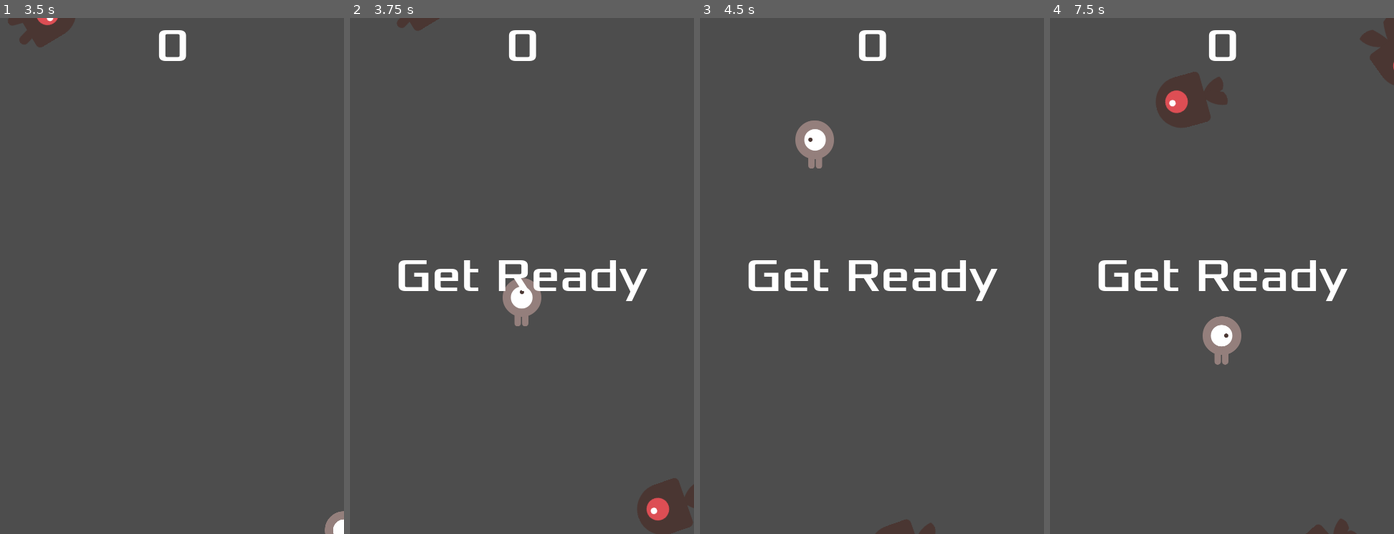
Above: before the commit, frames 1-4 (left to right).
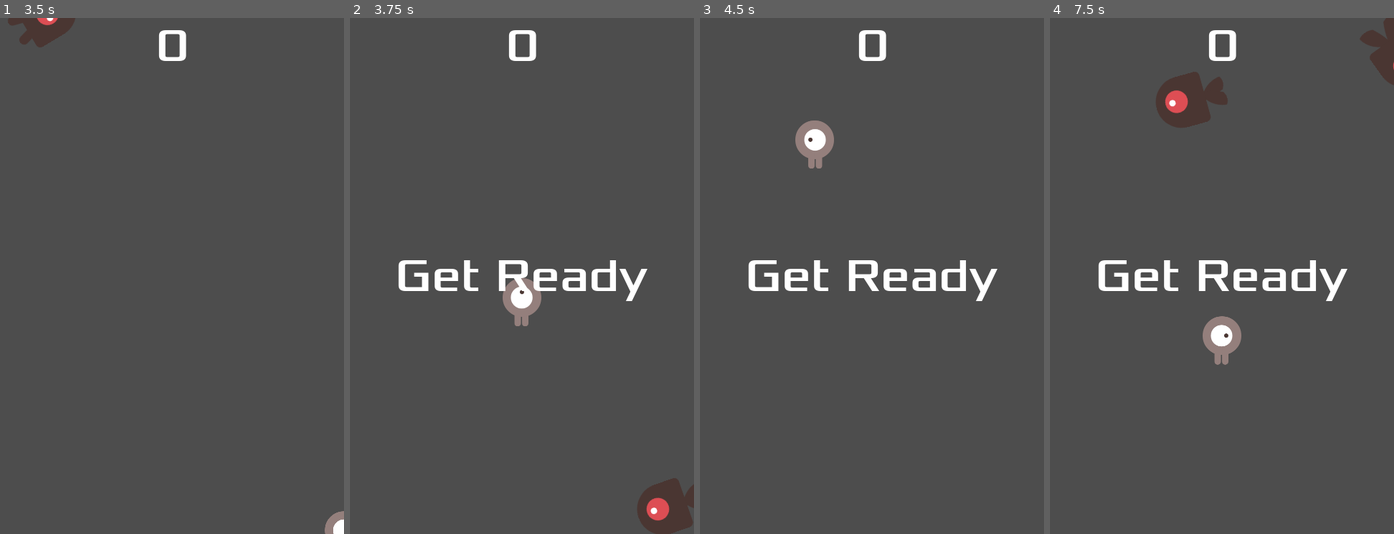
Above: after the commit, the same moments.

Repository: ethan-frot/Dodge-the-creeps
Game: Godot game, scene res://main.tscn
The game is run twice, just before and just after one commit, with the same random seed, the same clock (stepped at 60 frames per second) and the same inputs.
Inputs:
- Up to frame 1 (3.5 s): click "Start" at 0.5 s; tap Enter at 1.25 s; hold D (move_right) 1.28-2.03 s; hold S (move_down) 2.03-2.78 s; hold D (move_right) from 2.78 s (still down)
- Up to frame 2 (3.75 s): release D (move_right) at 3.53 s; hold Z (move_up) from 3.53 s (still down)
- Up to frame 3 (4.5 s): release Z (move_up) at 4.28 s; hold A (move_left) from 4.28 s (still down)
- Up to frame 4 (7.5 s): release A (move_left) at 5.78 s; hold S (move_down) 5.78-6.53 s; hold D (move_right) 6.53-7.25 s; click "Start" at 7.25 s

Frame 1 is identical in both runs. In frame 2, 0.2% of the frame differs, in the area x 13-27%, y 0-3%; in frame 3, 0.3%, in the area x 51-69%, y 97-100%; in frame 4, 0.2%.

Commit message:
🥅Replace pass in function

Diff:
--- a/Mob.gd
+++ b/Mob.gd
@@ -13,4 +13,4 @@
 
 
 func _on_visible_on_screen_notifier_2d_screen_exited():
-	pass # Replace with function body.
+	queue_free()
